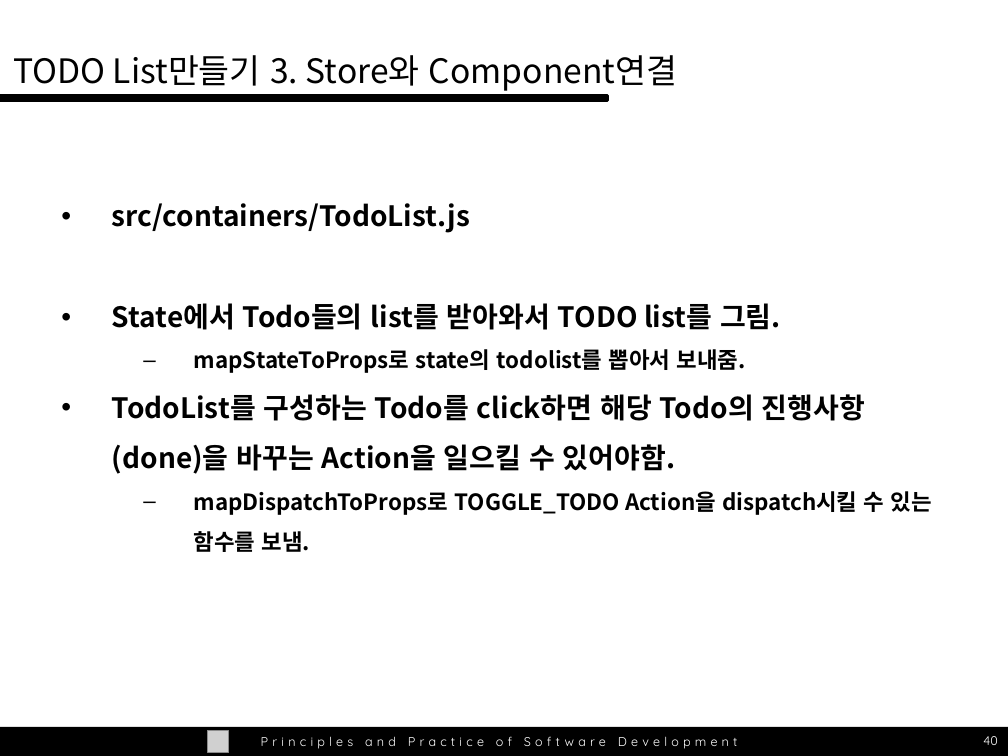
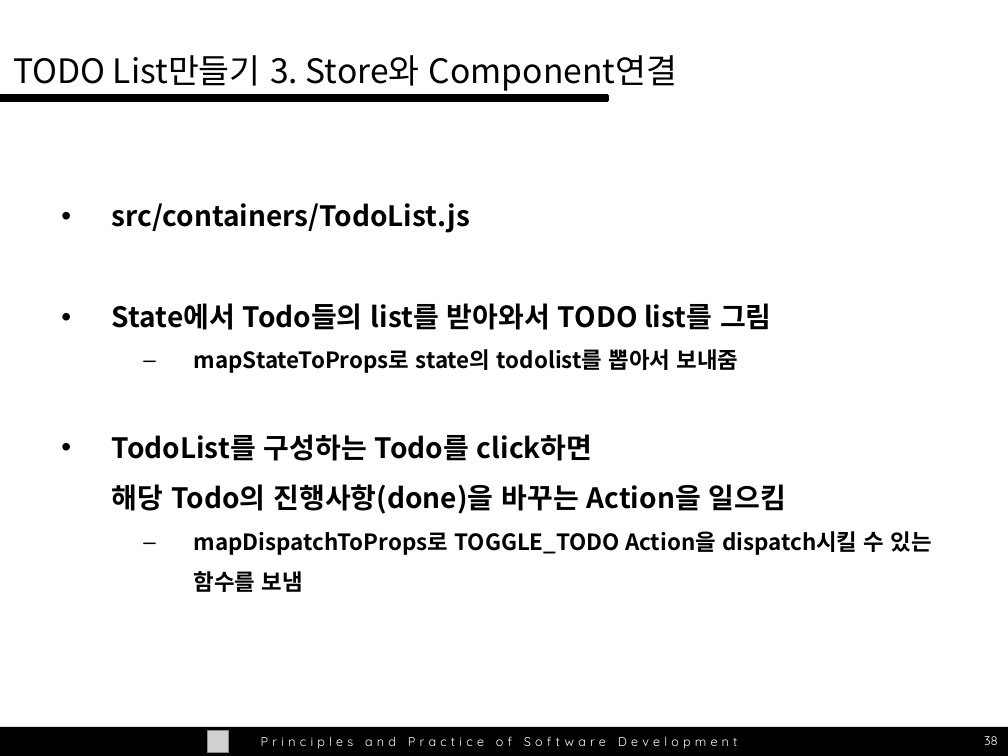
Before and after one commit to wlxyzlw/swpp201701, a slide deck: slide 38 of ta-session/swpp_04.10_redux.pptx (slide 40 before the commit). Drawn at 1008x756 pixels with LibreOffice and Linux fonts; fonts in the diff are those of the drawing; grey boxes stand for pictures. Boxes give left, top, right and bottom in pixels: in the first picture for what was removed or moved away, otherwise in the second. Text is boxed around its words. In the diff, an @@ line names an element or a change of style, - is before the commit and + after.

```diff
--- a/ta-session/swpp_04.10_redux.pptx
+++ b/ta-session/swpp_04.10_redux.pptx
@@ text at [112,303,932,592]: text changed; size 20 to 16 pt @@
-• State에서 Todo들의 list를 받아와서 TODO list를 그림.
-  – mapStateToProps로 state의 todolist를 뽑아서 보내줌.
-• TodoList를 구성하는 Todo를 click하면 해당 Todo의 진행사항(done)을 바꾸는 Action을 일으킬 수 있어야함.
-  – mapDispatchToProps로 TOGGLE_TODO Action을 dispatch시킬 수 있는 함수를 보냄.
+• State에서 Todo들의 list를 받아와서 TODO list를 그림
+  – mapStateToProps로 state의 todolist를 뽑아서 보내줌
+• TodoList를 구성하는 Todo를 click하면
+  해당 Todo의 진행사항(done)을 바꾸는 Action을 일으킴
+  – mapDispatchToProps로 TOGGLE_TODO Action을 dispatch시킬 수 있는 함수를 보냄
@@ page number at [984,736,998,745]: text changed @@
-40
+38
```
Also in this commit, not shown: 29 other slides changed, 1 slide removed.
